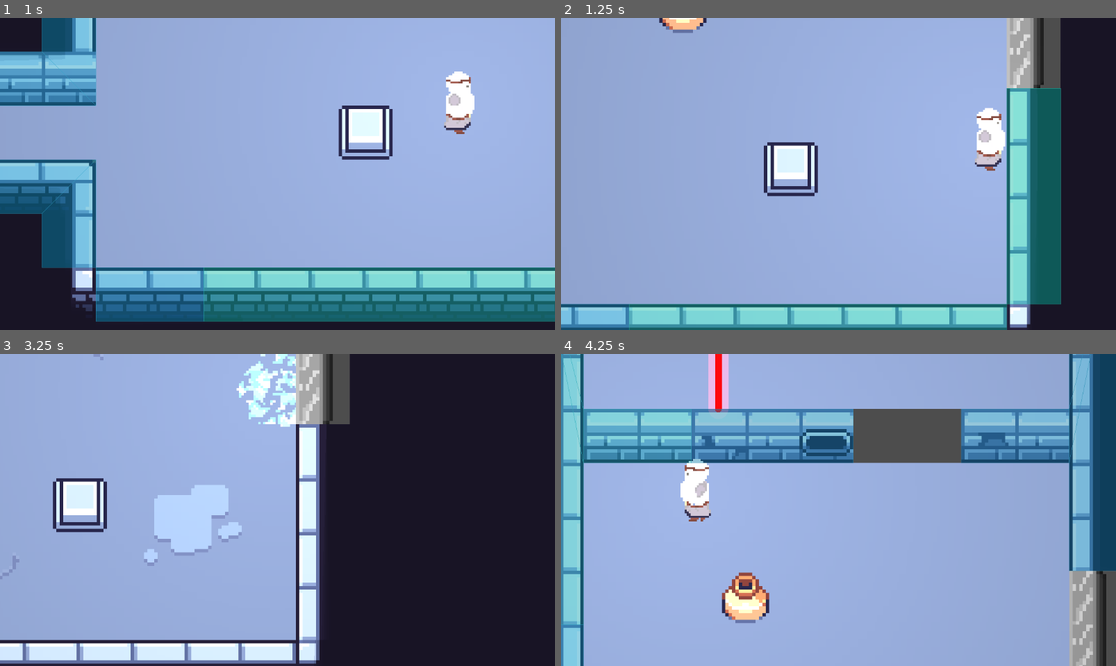
Above: before the commit, frames 1-4 (two rows, left to right).
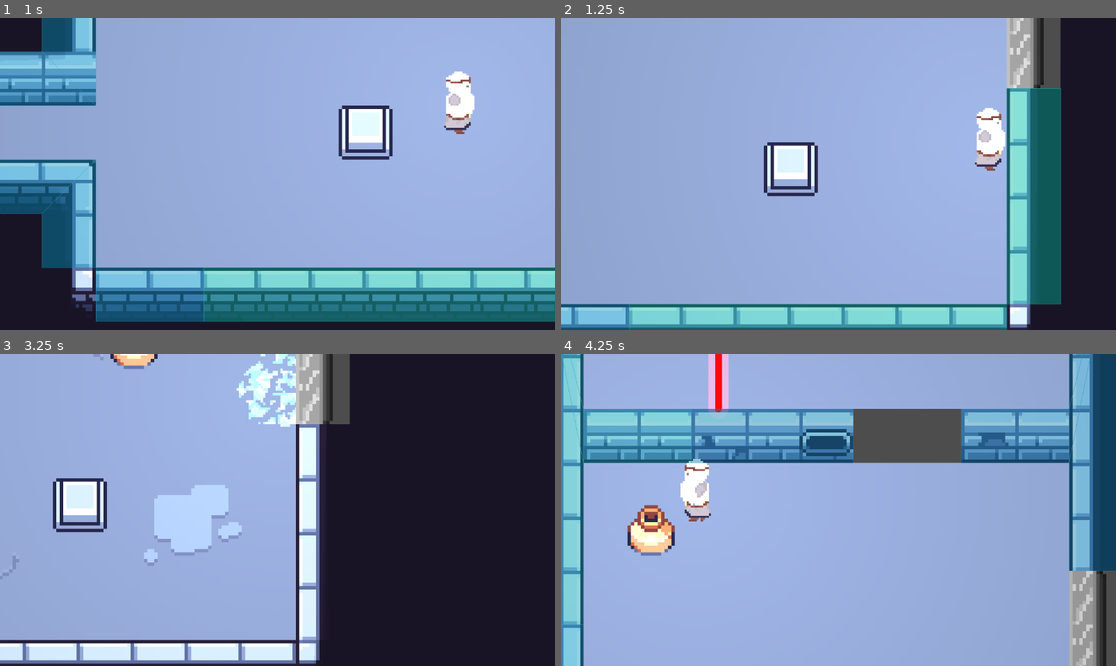
Above: after the commit, the same moments.

Repository: Sitthata/game-jam
Game: Godot game, scene res://game_object/scene/main.tscn
Same seed, same stepped clock (60 frames per second), same inputs: the game is played once before the commit and once after it.
Inputs:
- Up to frame 1 (1 s): hold Right (ui_right) from 0.53 s (still down); hold Q (timeline_swap) from 0.53 s (still down)
- Up to frame 2 (1.25 s): keep holding Right (ui_right); keep holding Q (timeline_swap)
- Up to frame 3 (3.25 s): release Right (ui_right) at 1.28 s; release Q (timeline_swap) at 1.28 s; hold Down (ui_down) 1.28-2.03 s; tap Q (timeline_swap) at 1.35, 2.85 s; hold Right (ui_right) 2.03-2.78 s; hold Q (timeline_swap) 2.03-2.78 s; hold Up (ui_up) from 2.78 s (still down)
- Up to frame 4 (4.25 s): release Up (ui_up) at 3.53 s; hold Left (ui_left) from 3.53 s (still down); hold Q (timeline_swap) from 3.53 s (still down)

Frame 1 is identical in both runs. In frame 2, 0.3% of the frame differs, in the area x 17-27%, y 0-5%; in frame 3, 0.3%; in frame 4, 2.1%, in the area x 11-38%, y 48-87%.

Commit message:
feat: make vase be able to push another

Diff:
--- a/game_object/scene/main.tscn
+++ b/game_object/scene/main.tscn
@@ -25,7 +25,14 @@
 tile_map_data = PackedByteArray("AAAXABEABAADAAAAAAAVABAABAAOAAAAAAAkABIAAQAMAAUAAAAlABIAAQANAAUAAAAkABMAAQAMAAYAAAAlABMAAQANAAYAAAAgAA8AAQAKAAUAAAAgABEAAQALAAYAAAAlAA4AAQAIAAYAAAAhABMAAQAJAAYAAAAfABQAAQAIAAUAAAAjAA8AAQAIAAUAAAA=")
 tile_set = ExtResource("1_ig7tw")
 
+[node name="Vase2" parent="Present" unique_id=1507702939 instance=ExtResource("4_1bvp3")]
+position = Vector2(576, 248)
+
+[node name="Vase" parent="Present" unique_id=34545549 instance=ExtResource("4_1bvp3")]
+position = Vector2(528, 248)
+
 [node name="Past" type="Node2D" parent="." unique_id=44764756]
+visible = false
 
 [node name="Void" type="TileMapLayer" parent="Past" unique_id=374737467]
 tile_map_data = PackedByteArray("AAATAAwAAAACAAEAAAATAA0AAAACAAEAAAAUAA0AAAACAAEAAAAVAA0AAAACAAEAAAAWAA0AAAACAAEAAAAXAA …(6720 unchanged characters)…
@@ -41,15 +48,16 @@
 rotation = -1.5707964
 spawn_point = NodePath("../../SpawnPoint")
 
-[node name="Vase2" parent="Past" unique_id=491138248 instance=ExtResource("4_1bvp3")]
-position = Vector2(520, 160)
+[node name="Vase3" parent="Past" unique_id=491138248 instance=ExtResource("4_1bvp3")]
+position = Vector2(1120, 496)
+collision_mask = 1
 
 [node name="PressurePlate" parent="." unique_id=1345142153 instance=ExtResource("5_lquwl")]
 position = Vector2(560, 296)
 metadata/_edit_group_ = true
 
-[node name="Vase" parent="." unique_id=34545549 instance=ExtResource("4_1bvp3")]
-position = Vector2(528, 248)
+[node name="Vase" parent="." unique_id=479726341 instance=ExtResource("4_1bvp3")]
+position = Vector2(500, 228)
 
 [node name="Door" parent="." unique_id=190594260 instance=ExtResource("3_656ll")]
 position = Vector2(632, 256)
--- a/game_object/scene/vase.tscn
+++ b/game_object/scene/vase.tscn
@@ -12,6 +12,7 @@
 
 [node name="Vase" type="CharacterBody2D" unique_id=491138248]
 collision_layer = 2
+collision_mask = 3
 motion_mode = 1
 script = ExtResource("1_y28lw")
 
--- a/game_object/script/vase.gd
+++ b/game_object/script/vase.gd
@@ -7,8 +7,9 @@
 func push(direction: Vector2, push_speed: float) -> void:
 	velocity = direction * push_speed
 	move_and_slide()
-	velocity = Vector2.ZERO  # stop after one frame push
-
-
-func _on_pressure_plate_pressed() -> void:
-	pass # Replace with function body.
+	for i in get_slide_collision_count():
+		var col = get_slide_collision(i)
+		var collider = col.get_collider()
+		if collider and collider.has_method("push"):
+			collider.push(col.get_normal() * -1, push_speed)
+	velocity = Vector2.ZERO
